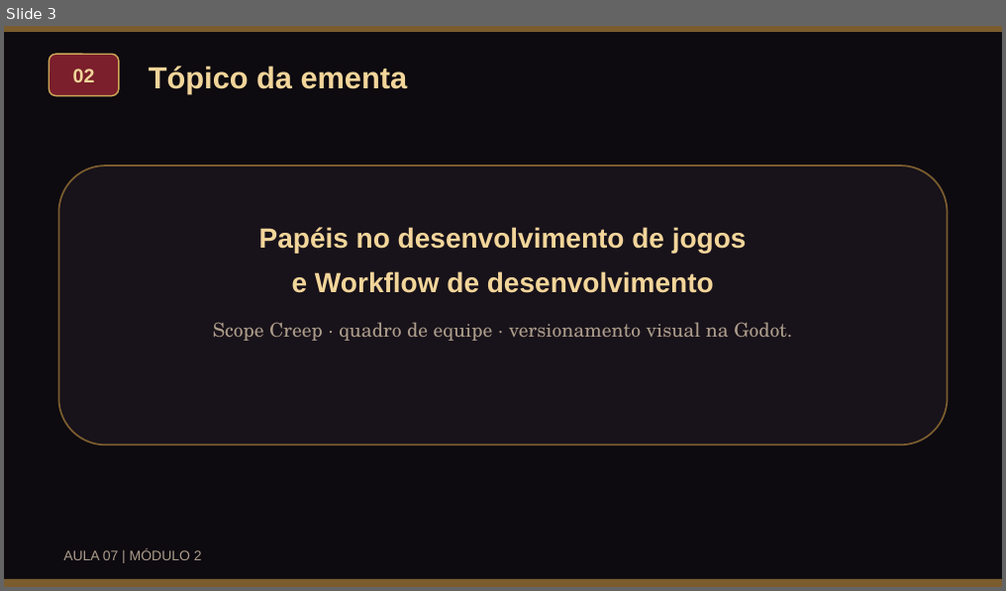
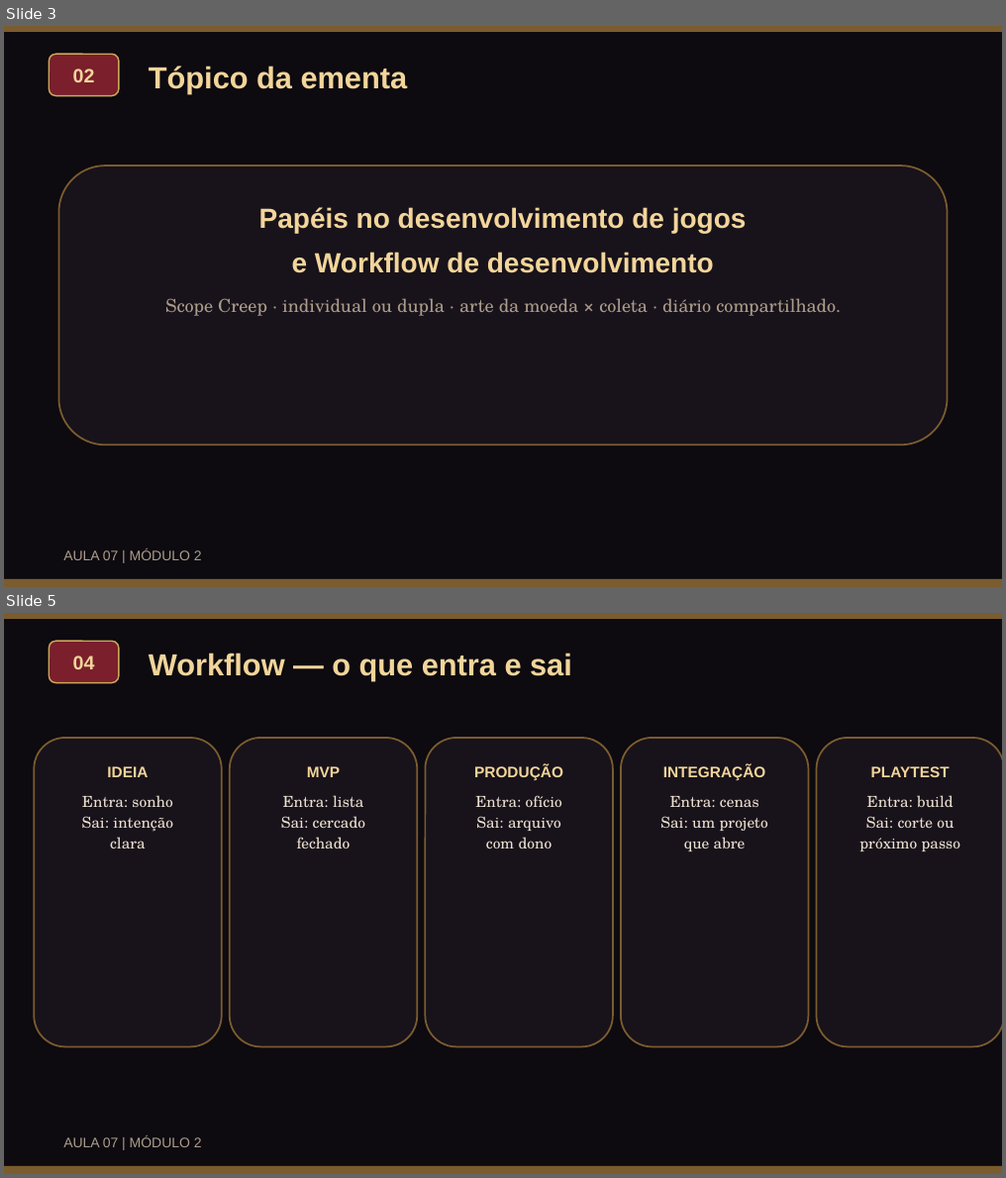
Before and after one commit to VonLuqi/fundamentos-de-jogos-digitais, a slide deck: assets/docs/aulas/aula07_papeis_workflow_slides.pptx. Shown one above the other, each under a label of ours: slide 3 before the commit, slides 3 and 5 after it; the slides between them are not shown. The pictures are 1006x591 and 1006x1178 pixels, drawn with LibreOffice and Linux fonts; fonts in the diff are those of the drawing. Boxes give left, top, right and bottom in pixels: in the first picture for what was removed or moved away, otherwise in the second. Text is boxed around its words. In the diff, an @@ line names an element or a change of style, - is before the commit and + after.

```diff
--- a/assets/docs/aulas/aula07_papeis_workflow_slides.pptx
+++ b/assets/docs/aulas/aula07_papeis_workflow_slides.pptx
@@ slide 5 added at (4, 613, 1002, 1174), background #FFFFFF @@
@@ rectangle added at (4, 613, 1002, 1173), fill #0D0A10 @@
@@ rectangle added at (4, 613, 1002, 619), fill #7A5C2E @@
@@ rounded rectangle added at (49, 641, 119, 683), fill #7A1F2B, outline #CFA759 1 pt, 14 pt, text #F2D59A, bold @@
+04
@@ text added at (149, 653, 572, 681), 22 pt, text #F2D59A, bold @@
+Workflow — o que entra e sai
@@ rounded rectangle added at (34, 738, 222, 1047), fill #18121A, outline #7A5C2E 1.25 pt @@
@@ rounded rectangle added at (230, 738, 417, 1047), fill #18121A, outline #7A5C2E 1.25 pt @@
@@ rounded rectangle added at (425, 738, 613, 1047), fill #18121A, outline #7A5C2E 1.25 pt @@
@@ rounded rectangle added at (621, 738, 808, 1047), fill #18121A, outline #7A5C2E 1.25 pt @@
@@ rounded rectangle added at (817, 738, 1002, 1047), fill #18121A, outline #7A5C2E 1.25 pt @@
@@ text added at (82, 766, 173, 849), 11 pt, text #ECE1D1 @@
+IDEIA
+Entra: sonho
+Sai: intenção
+clara
@@ text added at (281, 766, 365, 849), 11 pt, text #ECE1D1 @@
+MVP
+Entra: lista
+Sai: cercado
+fechado
@@ text added at (474, 765, 563, 849), 11 pt, text #ECE1D1 @@
+PRODUÇÃO
+Entra: ofício
+Sai: arquivo
+com dono
@@ text added at (660, 765, 768, 852), 11 pt, text #ECE1D1 @@
+INTEGRAÇÃO
+Entra: cenas
+Sai: um projeto
+que abre
@@ text added at (859, 766, 960, 852), 11 pt, text #ECE1D1 @@
+PLAYTEST
+Entra: build
+Sai: corte ou
+próximo passo
@@ text added at (63, 1137, 202, 1148), 10 pt, text #AB9C8A @@
+AULA 07 | MÓDULO 2
@@ rectangle added at (4, 1165, 1002, 1173), fill #7A5C2E @@
@@ slide 3 changed as well @@
@@ text "Papéis no desenvolvimento de jogos": place and size @@
-text "Papéis no desenvolvimento de jogos" at (213, 227, 792, 341)
+text "Papéis no desenvolvimento de jogos" at (165, 207, 841, 316)
@@ text at (292, 252, 714, 274): less space between paragraphs @@
@@ text at (165, 298, 841, 316): text changed; size 14 to 13 pt @@
-Scope Creep · quadro de equipe · versionamento visual na Godot.
+Scope Creep · individual ou dupla · arte da moeda × coleta · diário compartilhado.
```
Also in this commit, not shown: 6 other slides changed, 9 other slides added, 8 slides removed, 43 other files.
